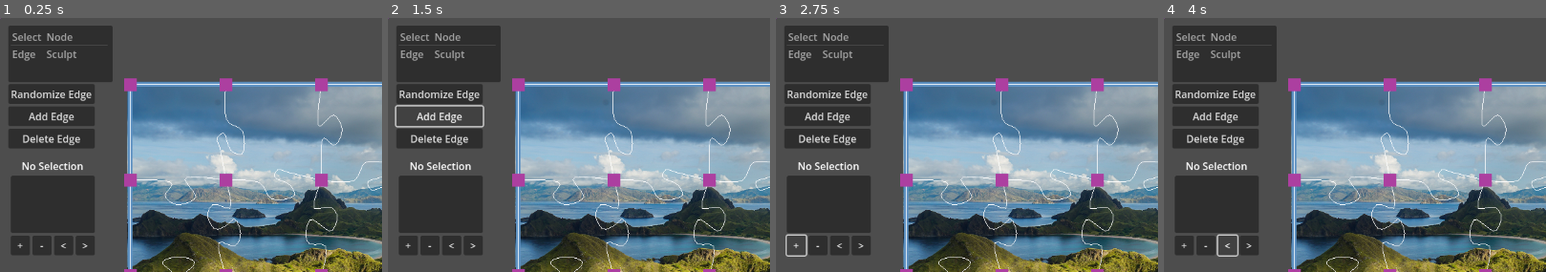
Above: before the commit, frames 1-4 (left to right).
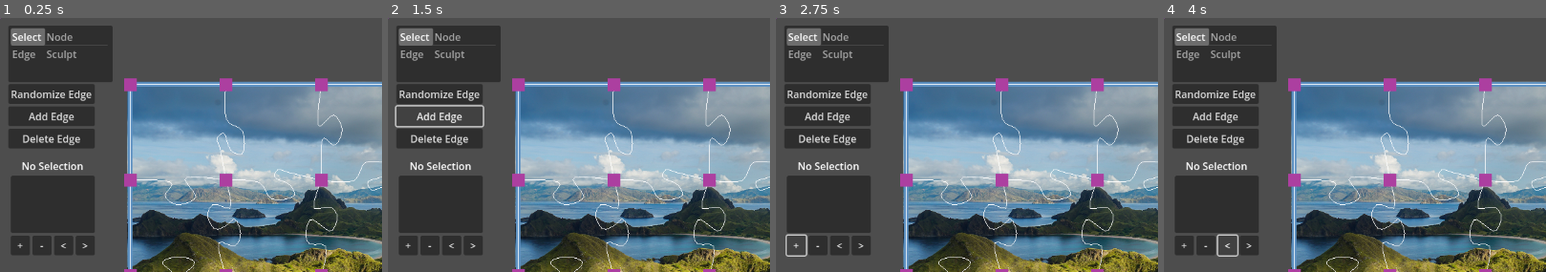
Above: after the commit, the same moments.

Repository: kreibaum/puzzle-shark
Game: Godot game, scene res://editor.tscn
Two runs of this game, one before a commit and one after it. Both use one fixed random seed, a clock stepped at 60 frames per second and the inputs below.
Inputs:
- Up to frame 1 (0.25 s): no input
- Up to frame 2 (1.5 s): click "Randomize Edge" at 0.5 s; click "Add Edge" at 1.25 s
- Up to frame 3 (2.75 s): click "+" at 2 s
- Up to frame 4 (4 s): click "-" at 2.75 s; click "<" at 3.5 s
The pictures show only the part of the screen within x 0-50%, y 0-50%; the shares and areas given below are measured in that part.

The runs differ from the first frame. In frame 1, 0.6% of the frame differs, in the area x 2-12%, y 4-11%; in frame 2, 0.6%; in frame 3, 0.6%; in frame 4, 0.6%.

Commit message:
Basic functionality to add nodes

Diff:
--- a/PuzzleCanvas/PuzzleCanvas.gd
+++ b/PuzzleCanvas/PuzzleCanvas.gd
@@ -52,17 +52,8 @@
 
 	for x in range(0, w):
 		for y in range(0, h):
-			var handle = handle_scene.instantiate()
+			var handle = create_vertex(Vector2(150 * x + 205, 150 * y + 105))
 			positions[Vector2i(x, y)] = handle
-			move_handle_to(handle, Vector2(150 * x + 205, 150 * y + 105))
-			handle.z_index = 2
-			handle.camera = camera
-
-			# Since all events potentially affect multiple handles, we delegate
-			# the events to the canvas (Self), which can then handle them.
-			handle.captured_input_event.connect(state_machine.drag_drop_handle_input_event)
-			handle.captured_hover_event.connect(state_machine.drag_drop_handle_hover_event)
-			add_child(handle)
 
 	for x in range(1, w):
 		for y in range(0, h):
@@ -76,6 +67,19 @@
 			if x == 0 or x == w - 1:
 				edge.make_straight()
 
+## Creates a new vertex and adds it to the canvas.
+func create_vertex( target_position :Vector2 ) -> DragDropHandle:
+	var handle = handle_scene.instantiate()
+	move_handle_to(handle, target_position)
+	handle.z_index = 2
+	handle.camera = camera
+
+	# Since all events potentially affect multiple handles, we delegate
+	# the events to the canvas (Self), which can then handle them.
+	handle.captured_input_event.connect(state_machine.drag_drop_handle_input_event)
+	handle.captured_hover_event.connect(state_machine.drag_drop_handle_hover_event)
+	add_child(handle)
+	return handle
 
 
 ## Creates an edge between the two handles.
--- a/UI/NodeState.gd
+++ b/UI/NodeState.gd
@@ -1,10 +1,69 @@
 class_name NodeState extends State
 
+## This state makes a ghost handle follow the mouse. By clicking you place it
+## and it becomes a real handle. By clicking on a handle you can move it.
+## By right clicking you can delete a handle.
 
-func enter_state(_new_canvas: PuzzleCanvas):
-	print("NodeState: enter_state")
+## Tracks on which object the mouse started its action
+var vertex_on_which_click_started = null
+
+# Variables related to dragging. INF means we are not dragging.
+var drag_position: Vector2 = Vector2.INF
+
+var preview = get_square()
+
+
+## Called, before any events may be passed to this state.
+func after_enter_state():
+	ui_canvas.add_child(preview)
+	preview.visible = canvas.current_hover == null
 
 
 ## Called when the state is exited. After this there won't be any new events.
 func exit_state():
-	print("NodeState: exit_state")
+	preview.queue_free()
+
+
+## This code is currently being shared with SelectState.gd via copy-paste.
+func drag_drop_handle_hover_event(handle: DragDropHandle, is_hovering: bool):
+	# If we are already hovering something, we don't want to change that.
+	if canvas.current_hover != null and handle != canvas.current_hover:
+		return
+
+	handle.hovered = is_hovering
+
+	# Our state machine should remember what we are currently hovering.
+	if !handle.hovered:
+		canvas.current_hover = null
+	else:
+		canvas.current_hover = handle
+
+	preview.visible = canvas.current_hover == null
+
+
+func unhandled_input(event):
+	if event is InputEventMouseMotion:
+		preview.position = ui_canvas.get_viewport().get_mouse_position()
+	if event is InputEventMouseButton:
+		if canvas.current_hover == null && event.button_index == MOUSE_BUTTON_LEFT:
+			# Create a new vertex at the current position
+			# This vertex is then automatically selected
+			var handle = canvas.create_vertex(canvas.get_global_mouse_position())
+			canvas.current_hover = handle
+			canvas.deselect_all_handles()
+			canvas.select_handle(handle)
+			preview.visible = canvas.current_hover == null
+
+
+## A squares that goes from -10 to 10 in both x and y
+func get_square() -> Polygon2D:
+	var points = PackedVector2Array()
+	points.append(Vector2(-10, -10))
+	points.append(Vector2(-10, 10))
+	points.append(Vector2(10, 10))
+	points.append(Vector2(10, -10))
+
+	var square = Polygon2D.new()
+	square.polygon = points
+	square.color = Color(0.54901963472366, 0.29411765933037, 0.80000001192093, 0.61568629741669)
+	return square
--- a/UI/SelectState.gd
+++ b/UI/SelectState.gd
@@ -2,11 +2,6 @@
 
 # Variables related to dragging. INF means we are not dragging.
 var drag_position: Vector2 = Vector2.INF
-
-
-# Called when the node enters the scene tree for the first time.
-func _ready():
-	pass  # Replace with function body.
 
 
 func drag_drop_handle_input_event(handle: DragDropHandle, event: InputEvent):
@@ -54,6 +49,7 @@
 	return (
 		event is InputEventKey and event.keycode == KEY_S and event.ctrl_pressed and event.pressed
 	)
+
 
 ## Handles release of the left mouse button.
 func handle_mouse_release():
--- a/UI/State.gd
+++ b/UI/State.gd
@@ -1,11 +1,21 @@
 class_name State extends Node
 
 var canvas: PuzzleCanvas
+var ui_canvas: CanvasLayer
 
 
 ## Called, before any events may be passed to this state.
-func enter_state(new_canvas: PuzzleCanvas):
+func enter_state(new_canvas: PuzzleCanvas, new_ui_canvas: CanvasLayer):
 	canvas = new_canvas
+	ui_canvas = new_ui_canvas
+	after_enter_state()
+
+
+## Version of enter_state that is called after enter_state and does not
+## require the canvas and ui_canvas to be passed.
+## This does nothing so no need to call super.
+func after_enter_state():
+	pass
 
 
 ## Called when the state is exited. After this there won't be any new events.
--- a/UI/StateGrid.gd
+++ b/UI/StateGrid.gd
@@ -32,6 +32,7 @@
 	clear()
 	for state in state_definitions():
 		add_item(state[LABEL_INDEX])
+	select(0)
 
 
 ## Changes the current state of the state machine to the given state.
--- a/UI/StateMachine.gd
+++ b/UI/StateMachine.gd
@@ -1,6 +1,7 @@
 class_name StateMachine extends Node
 
 @export var canvas: PuzzleCanvas
+@export var ui_canvas: CanvasLayer
 
 var current_state: State
 
@@ -8,13 +9,13 @@
 # Called when the node enters the scene tree for the first time.
 func _ready():
 	current_state = SelectState.new()
-	current_state.enter_state(canvas)
+	current_state.enter_state(canvas, ui_canvas)
 
 
 func set_state(new_state: State):
 	current_state.exit_state()
 	current_state = new_state
-	current_state.enter_state(canvas)
+	current_state.enter_state(canvas, ui_canvas)
 
 
 func drag_drop_handle_input_event(handle: DragDropHandle, event: InputEvent):
--- a/editor.tscn
+++ b/editor.tscn
@@ -117,6 +117,7 @@
 script = ExtResource("8_qgcry")
 state_machine = NodePath("../../StateMachine")
 
-[node name="StateMachine" type="Node" parent="." node_paths=PackedStringArray("canvas")]
+[node name="StateMachine" type="Node" parent="." node_paths=PackedStringArray("canvas", "ui_canvas")]
 script = ExtResource("8_ac1sk")
 canvas = NodePath("../PuzzleCanvas")
+ui_canvas = NodePath("../CanvasLayer")
